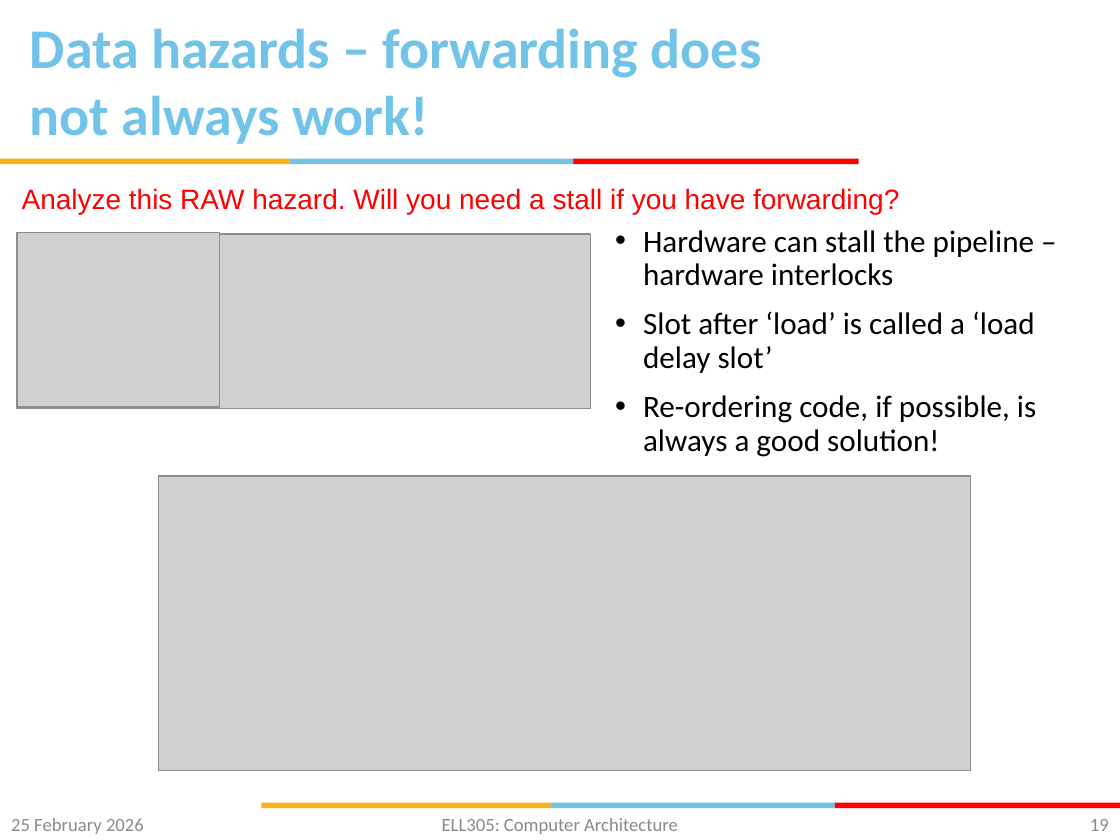
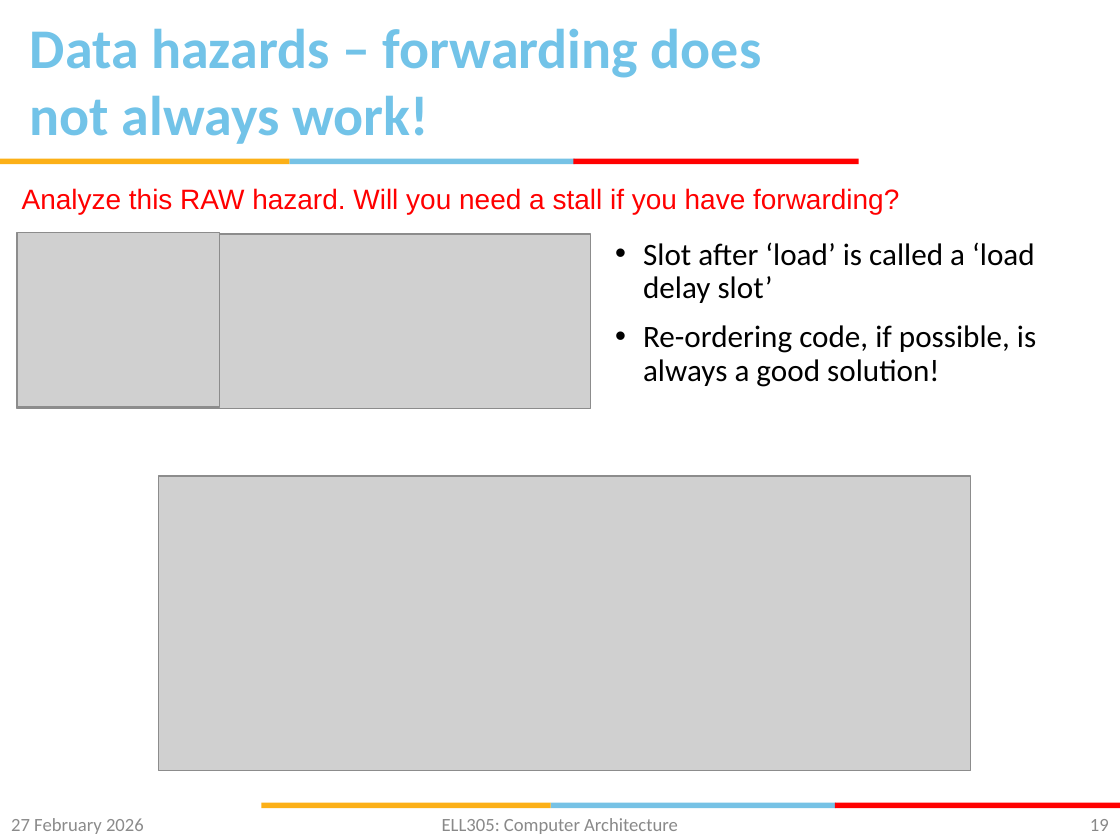
Before and after one commit to gsaurabhr-teaching/csf342-material, a slide deck: slide 19 of Lec-15-19-pipelined-cpu.pptx. Drawn at 1120x840 pixels with LibreOffice and Linux fonts; fonts in the diff are those of the drawing; grey boxes stand for pictures; background and template pictures are left out. Boxes give left, top, right and bottom in pixels: in the first picture for what was removed or moved away, otherwise in the second. Text is boxed around its words. In the diff, an @@ line names an element or a change of style, - is before the commit and + after.

Commit message:
control hazards

```diff
--- a/Lec-15-19-pipelined-cpu.pptx
+++ b/Lec-15-19-pipelined-cpu.pptx
@@ text "Slot after ‘load’ is called ...": place and size @@
-text "Slot after ‘load’ is called ..." at (643,230,1036,457)
+text "Slot after ‘load’ is called ..." at (643,242,1036,387)
@@ text at (643,230,1034,286): paragraph removed @@
-• Hardware can stall the pipeline – hardware interlocks
@@ text at (11,818,144,834): text changed @@
-25 February 2026
+27 February 2026
```
Also in this commit, not shown: 20 other slides changed, 1 slide added.
